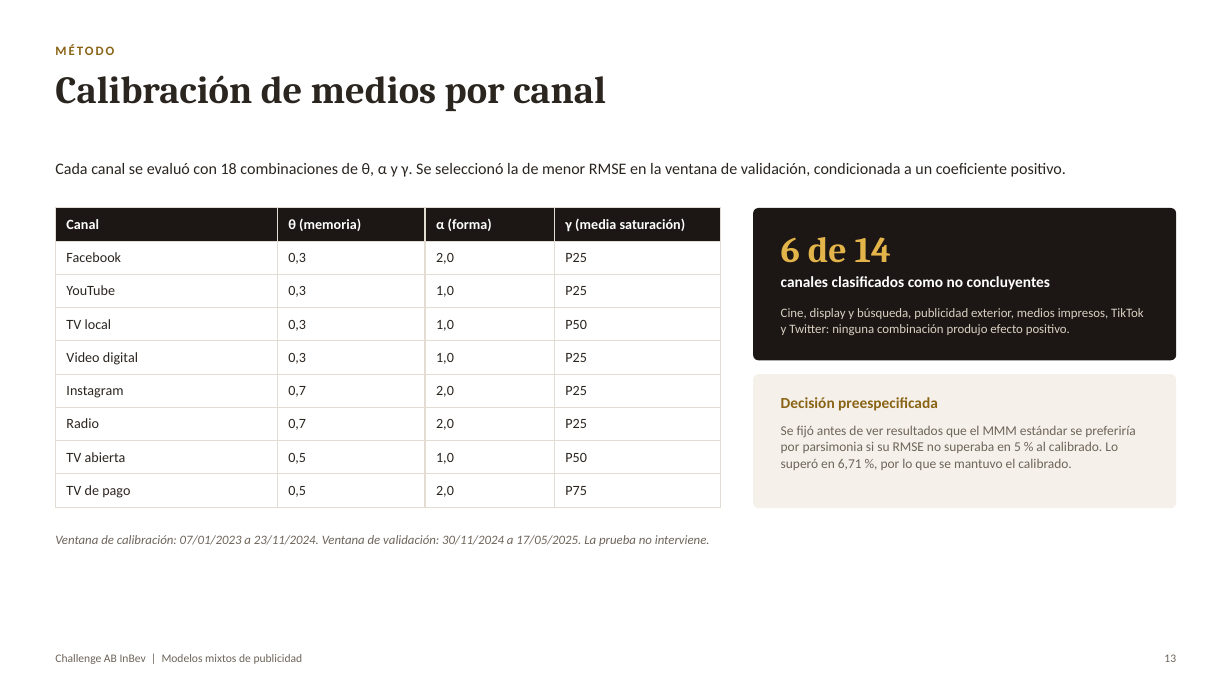
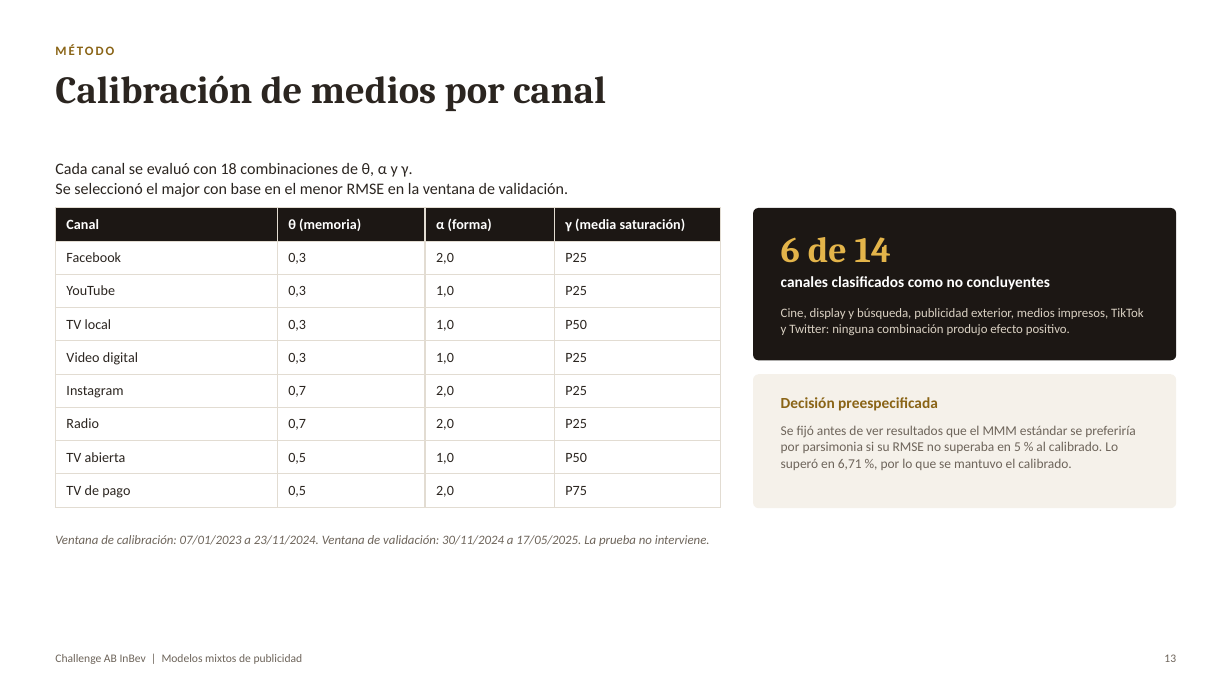
Before and after one commit to vtablas001/Challenge, a slide deck: slide 12 of Resultados_Challenge_ABInBev.pptx. Drawn at 1232x693 pixels with LibreOffice and Linux fonts; fonts in the diff are those of the drawing. Boxes give left, top, right and bottom in pixels: in the first picture for what was removed or moved away, otherwise in the second. Text is boxed around its words. In the diff, an @@ line names an element or a change of style, - is before the commit and + after.

```diff
--- a/Resultados_Challenge_ABInBev.pptx
+++ b/Resultados_Challenge_ABInBev.pptx
@@ text at (55, 163, 568, 197): text changed @@
-Cada canal se evaluó con 18 combinaciones de θ, α y γ. Se seleccionó la de menor RMSE en la ventana de validación, condicionada a un coeficiente positivo.
+Cada canal se evaluó con 18 combinaciones de θ, α y γ.
+Se seleccionó el major con base en el menor RMSE en la ventana de validación.
```
Also in this commit, not shown: 5 other slides changed, 1 other file.
